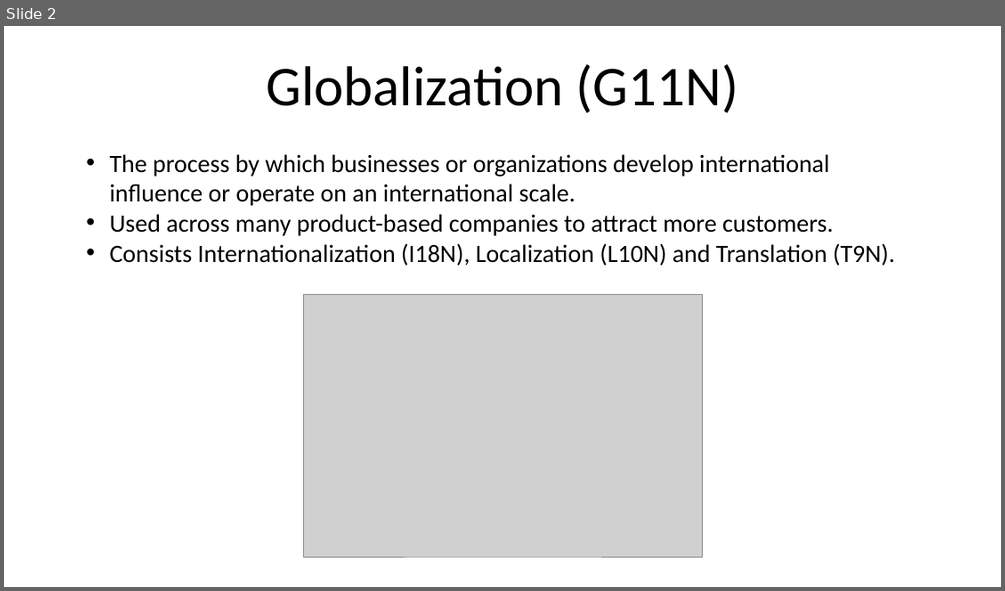
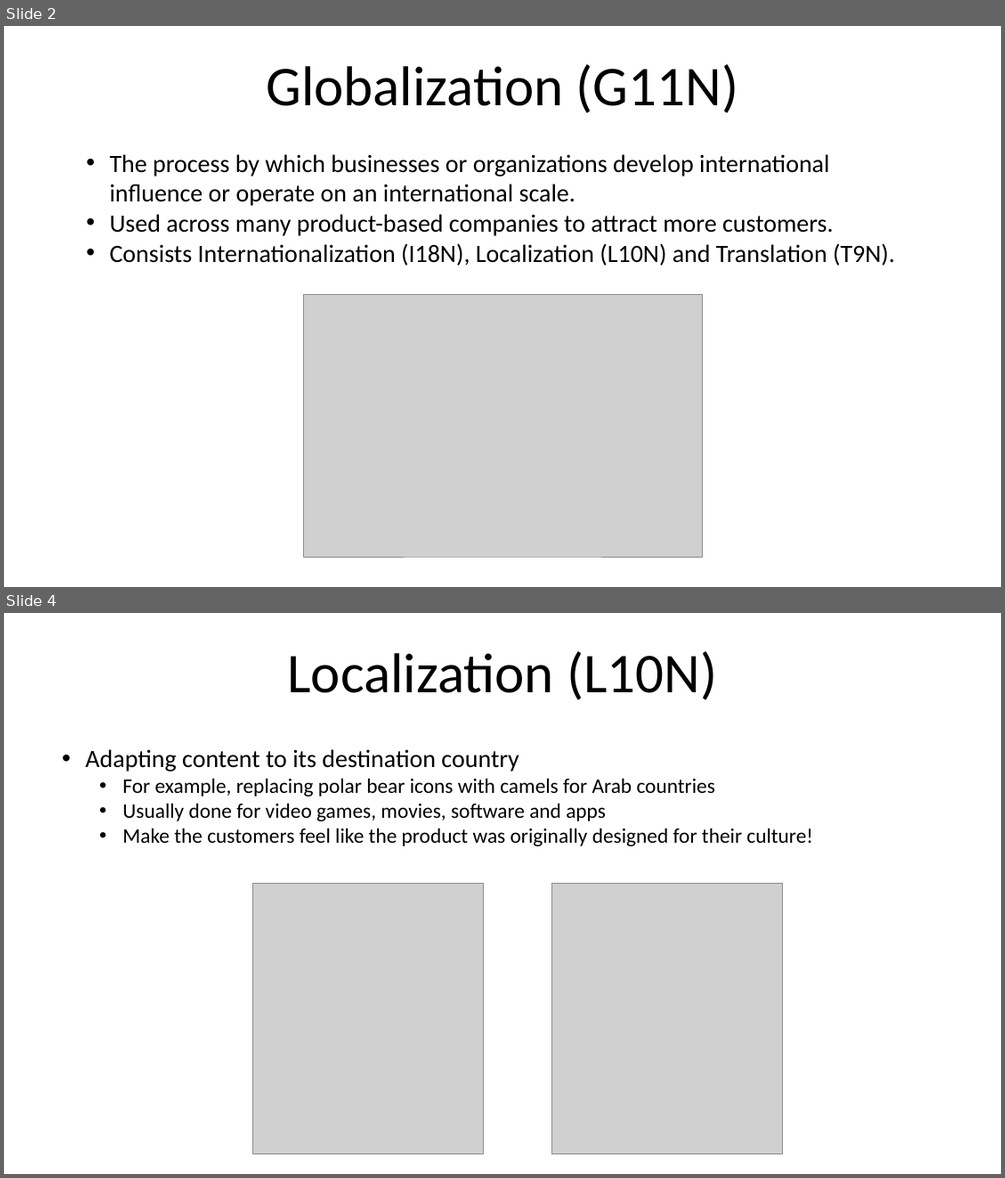
Before and after one commit to itaitzruia4/Workshop, a slide deck: docs/globalization.pptx. Shown one above the other, each under a label of ours: slide 2 before the commit, slides 2 and 4 after it; the slides between them are not shown. The pictures are 1005x591 and 1005x1178 pixels, drawn with LibreOffice and Linux fonts; fonts in the diff are those of the drawing; grey boxes stand for pictures. Boxes give left, top, right and bottom in pixels: in the first picture for what was removed or moved away, otherwise in the second. Text is boxed around its words. In the diff, an @@ line names an element or a change of style, - is before the commit and + after.

```diff
--- a/docs/globalization.pptx
+++ b/docs/globalization.pptx
@@ slide 4 added at (4,613,1001,1174), background #FFFFFF @@
@@ text added at (287,651,717,700), 54 pt, text #000000 @@
+Localization (L10N)
@@ text added at (85,749,813,846), 20 pt, text #000000 @@
+• Adapting content to its destination country
+  • For example, replacing polar bear icons with camels for Arab countries
+  • Usually done for video games, movies, software and apps
+  • Make the customers feel like the product was originally designed for their culture!
@@ picture added at (253,884,484,1154) @@
@@ picture added at (551,884,783,1154) @@
```
Also in this commit, not shown: 2 slides changed, 2 other slides added, 1 other file.
